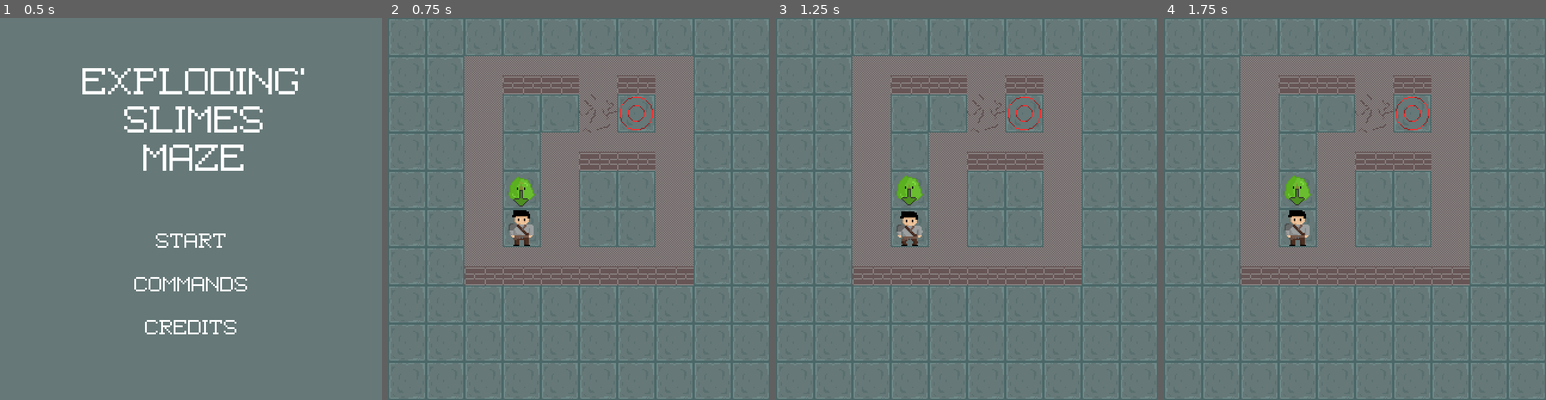
Above: before the commit, frames 1-4 (left to right).
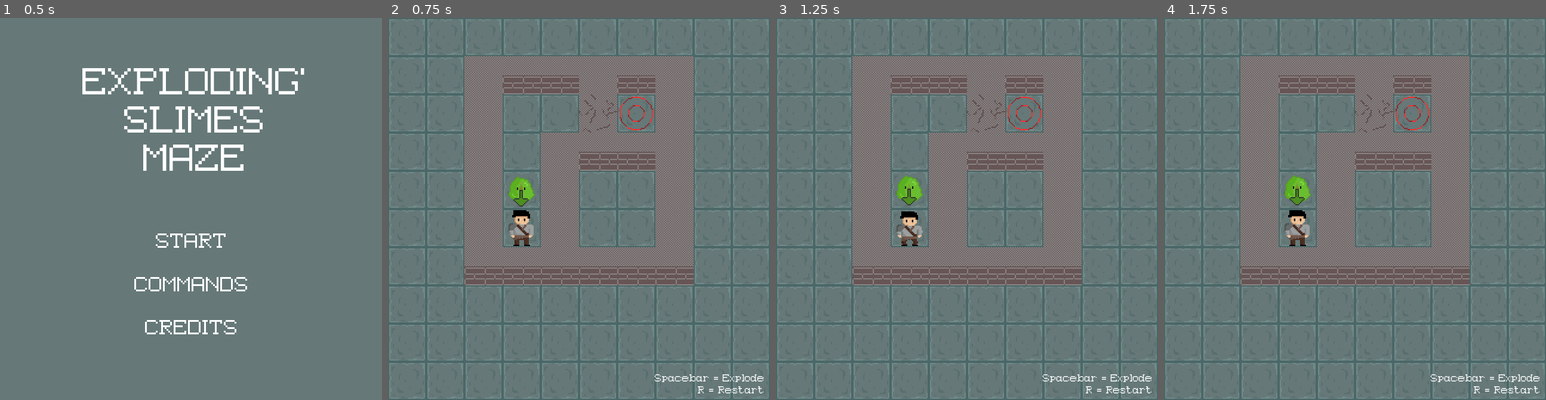
Above: after the commit, the same moments.

Repository: Eranot/LudumDare43
Game: Godot game, scene res://Engine/Menu.tscn
The game is run twice, just before and just after one commit, with the same random seed, the same clock (stepped at 60 frames per second) and the same inputs.
Inputs (mouse positions are in pixels of both pictures, inside the frame that each line leads up to):
- Up to frame 1 (0.5 s): no input
- Up to frame 2 (0.75 s): click "START" at 0.5 s
- Up to frame 3 (1.25 s): no input
- Up to frame 4 (1.75 s): move the mouse to (1297, 228) at 1.27 s; hold Right (ui_right) from 1.28 s (still down); tap Space (ui_select) at 1.52 s

Frame 1 is identical in both runs. In frame 2, 0.3% of the frame differs, in the area x 69-99%, y 93-99%; in frame 3, 0.3%; in frame 4, 0.3%.

Commit message:
added controls ingame

Diff:
--- a/Engine/Main.tscn
+++ b/Engine/Main.tscn
@@ -126,7 +126,7 @@
 0/shapes = [  ]
 _sections_unfolded = [ "0" ]
 
-[node name="Main" type="Node" index="0"]
+[node name="Main" type="Node"]
 
 [node name="Camera" parent="." index="0" instance=ExtResource( 1 )]
 
--- a/Engine/Menu.tscn
+++ b/Engine/Menu.tscn
@@ -45,7 +45,7 @@
 Panel/styles/panelnc = null
 _sections_unfolded = [ "Panel", "Panel/styles" ]
 
-[node name="Menu" type="CanvasLayer" index="0"]
+[node name="Menu" type="CanvasLayer"]
 
 layer = 1
 offset = Vector2( 0, 0 )
--- a/Player/Player.tscn
+++ b/Player/Player.tscn
@@ -7,6 +7,7 @@
 [ext_resource path="res://Obstacles/key_sprites/key2.png" type="Texture" id=5]
 [ext_resource path="res://Obstacles/key_sprites/key3.png" type="Texture" id=6]
 [ext_resource path="res://Engine/HoldKey.gd" type="Script" id=7]
+[ext_resource path="res://themes/small_label_font.tres" type="DynamicFont" id=8]
 
 [sub_resource type="RectangleShape2D" id=1]
 
@@ -31,7 +32,7 @@
 "speed": 3.0
 } ]
 
-[node name="Player" type="Area2D"]
+[node name="Player" type="Area2D" index="0"]
 
 input_pickable = true
 gravity_vec = Vector2( 0, 1 )
@@ -65,10 +66,35 @@
 position = Vector2( 32, 32 )
 frames = SubResource( 3 )
 animation = "default"
-frame = 1
+frame = 3
 playing = true
 script = ExtResource( 7 )
 _sections_unfolded = [ "Transform" ]
+
+[node name="Label" type="Label" parent="CanvasLayer" index="1"]
+
+anchor_left = 1.0
+anchor_top = 1.0
+anchor_right = 1.0
+anchor_bottom = 1.0
+margin_left = -193.0
+margin_top = -46.0
+margin_right = -9.0
+margin_bottom = -9.0
+rect_pivot_offset = Vector2( 0, 0 )
+rect_clip_content = false
+mouse_filter = 2
+mouse_default_cursor_shape = 0
+size_flags_horizontal = 1
+size_flags_vertical = 4
+custom_fonts/font = ExtResource( 8 )
+text = "Spacebar = Explode
+R = Restart"
+align = 2
+percent_visible = 1.0
+lines_skipped = 0
+max_lines_visible = -1
+_sections_unfolded = [ "custom_fonts" ]
 
 [connection signal="area_entered" from="." to="." method="_on_Player_area_entered"]
 
Not shown: 1 places in Player/Player.tscn that only renumber resources
